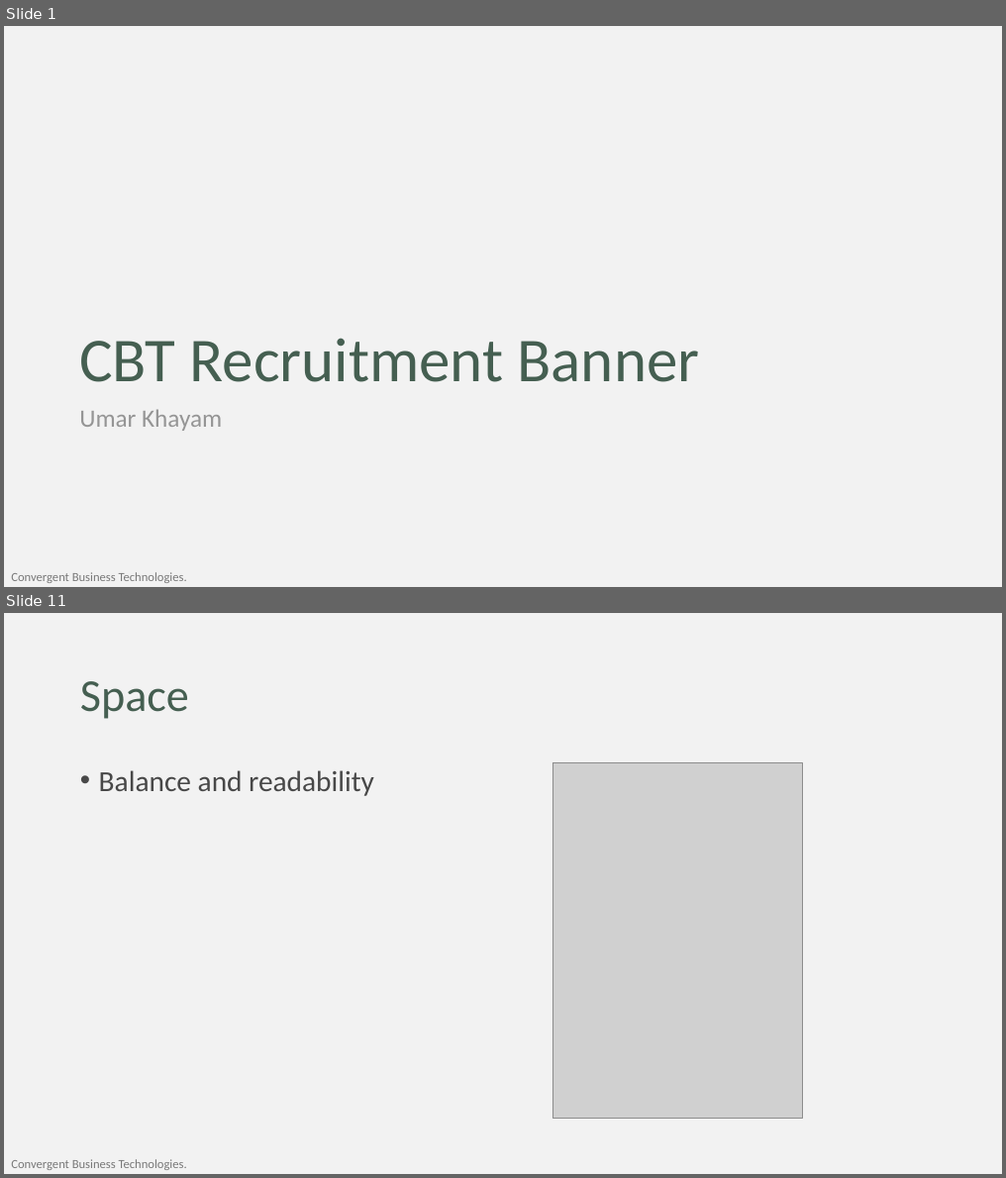
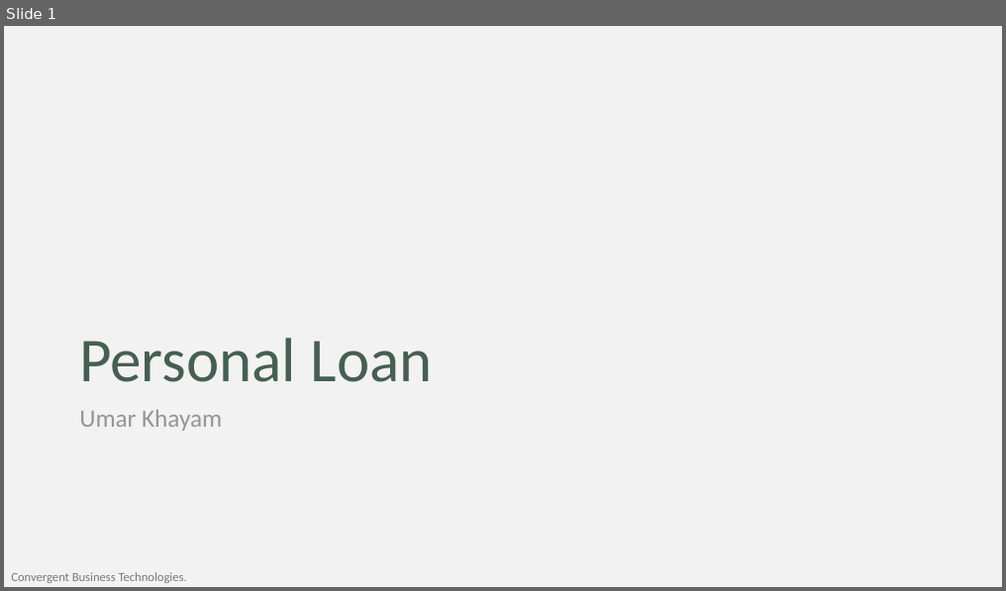
Before and after one commit to umar-khayam/Data-Science, a slide deck: Learning/Statistics/ISL/Presentation_v1.2.pptx. Shown one above the other, each under a label of ours: slides 1 and 11 before the commit, slide 1 after it; the slides between them are not shown. The pictures are 1006x1178 and 1006x591 pixels, drawn with LibreOffice and Linux fonts; fonts in the diff are those of the drawing; grey boxes stand for pictures; background and template pictures are left out. Boxes give left, top, right and bottom in pixels: in the first picture for what was removed or moved away, otherwise in the second. Text is boxed around its words. In the diff, an @@ line names an element or a change of style, - is before the commit and + after.

Commit message:
Bank Personal Loan

```diff
--- a/Learning/Statistics/ISL/Presentation_v1.2.pptx
+++ b/Learning/Statistics/ISL/Presentation_v1.2.pptx
@@ slide 11 removed at (4, 613, 1002, 1174), background #F2F2F2; not listed: 1 template element that a slide beside it also shows @@
@@ title removed at (80, 681, 189, 719) @@
-Space
@@ text removed at (99, 770, 374, 796) @@
-• Balance and readability
@@ picture removed at (552, 762, 803, 1119) @@
@@ slide 1 changed as well @@
@@ title at (79, 338, 433, 382): text changed @@
-CBT Recruitment Banner
+Personal Loan
```
Also in this commit, not shown: 17 slides added, 9 other slides removed, 7 other files.
